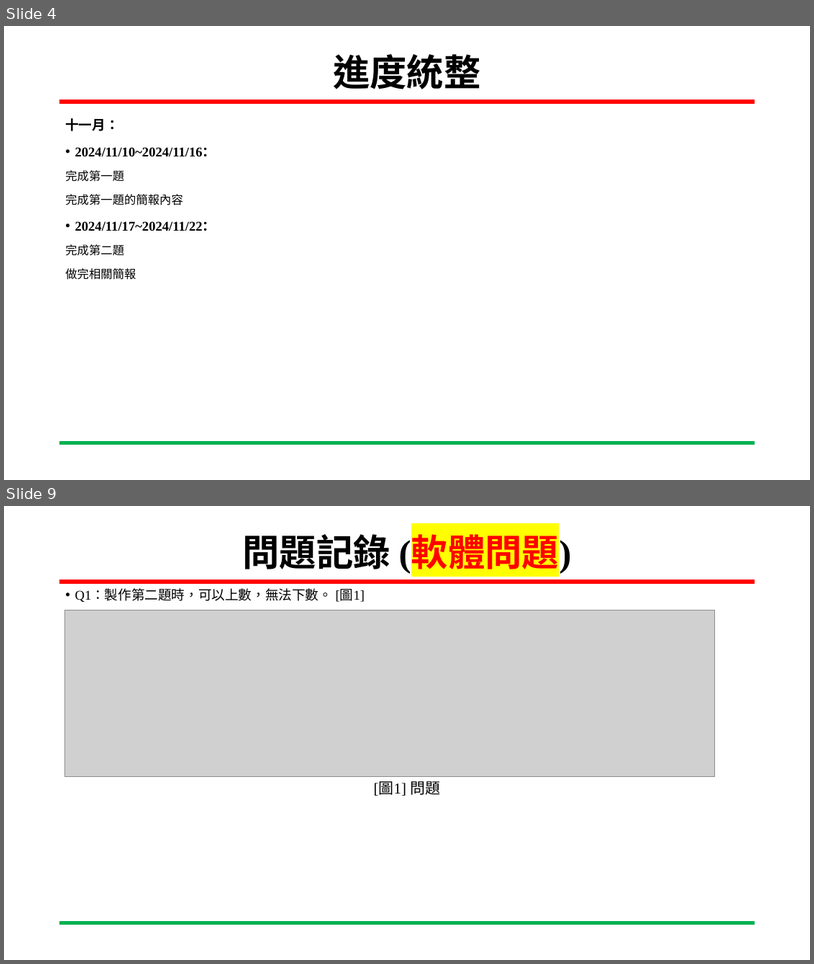
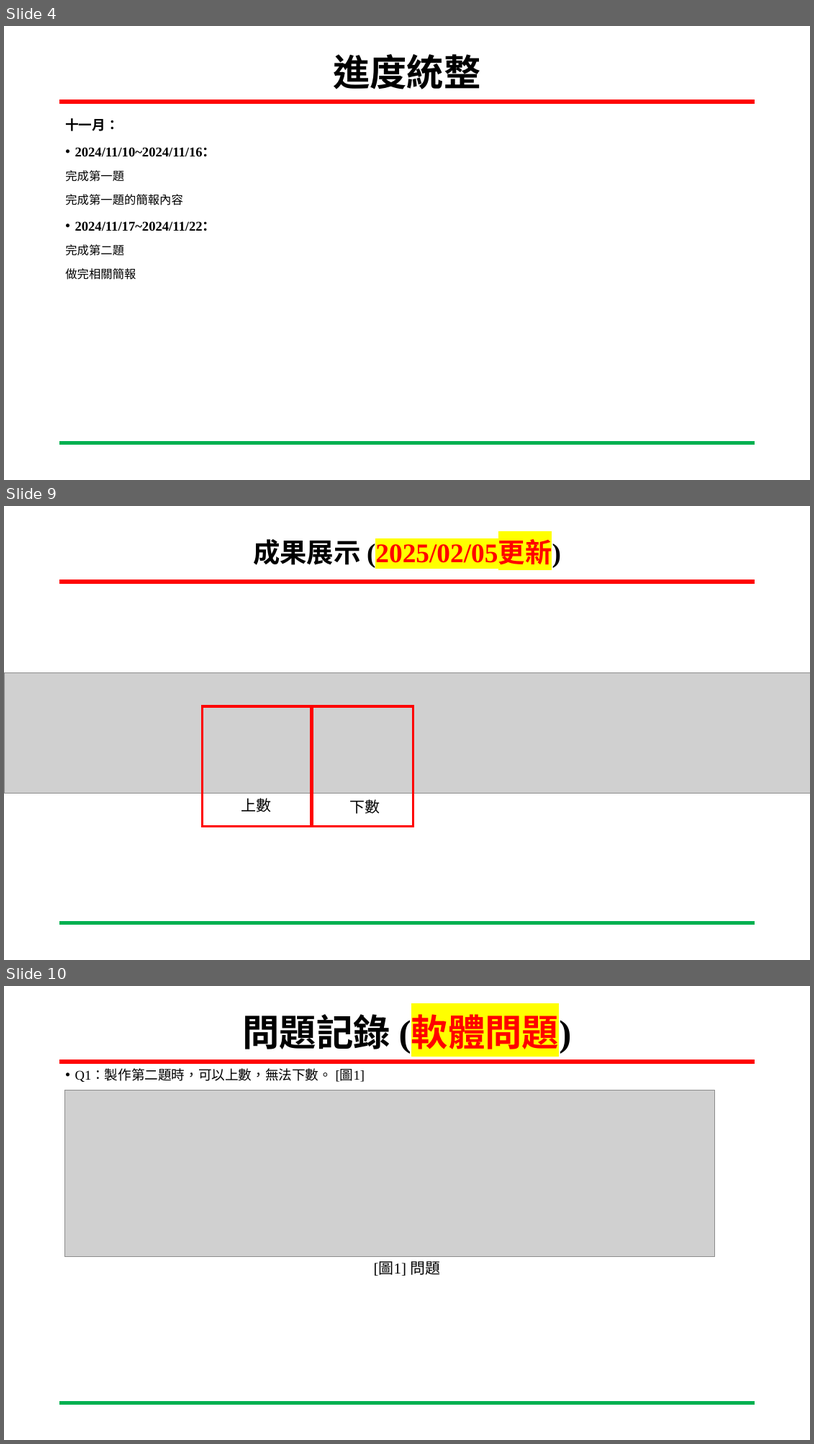
Before and after one commit to wsy0331/SOC_Lab_Exercises, a slide deck: 專案進度報告_吳紹郁_20241121.pptx. Shown one above the other, each under a label of ours: slides 4 and 9 before the commit, slides 4, 9 and 10 after it; the slides between them are not shown. The pictures are 814x964 and 814x1444 pixels, drawn with LibreOffice and Linux fonts; fonts in the diff are those of the drawing; grey boxes stand for pictures; background and template pictures are left out. Boxes give left, top, right and bottom in pixels: in the first picture for what was removed or moved away, otherwise in the second. Text is boxed around its words. In the diff, an @@ line names an element or a change of style, - is before the commit and + after.

```diff
--- a/專案進度報告_吳紹郁_20241121.pptx
+++ b/專案進度報告_吳紹郁_20241121.pptx
@@ slide 9 added at [4, 506, 810, 960], background #FFFFFF; not listed: 2 template elements that a slide beside it also shows @@
@@ title added at [253, 539, 561, 567], 32 pt, text #FF0000, bold @@
+成果展示 (2025/02/05更新)
@@ picture added at [4, 673, 810, 793] @@
@@ rectangle added at [203, 706, 311, 826], outline #FF0000 3 pt @@
@@ rectangle added at [312, 706, 413, 826], outline #FF0000 3 pt @@
@@ text added at [242, 798, 272, 812], 18 pt, text #000000 @@
+上數
@@ text added at [350, 799, 381, 813], 18 pt, text #000000 @@
+下數
@@ what was slide 9 is now slide 10 @@
```
Also in this commit, not shown: 4 slides changed, 1 other slide added, 1 slide removed, 2 other files.
